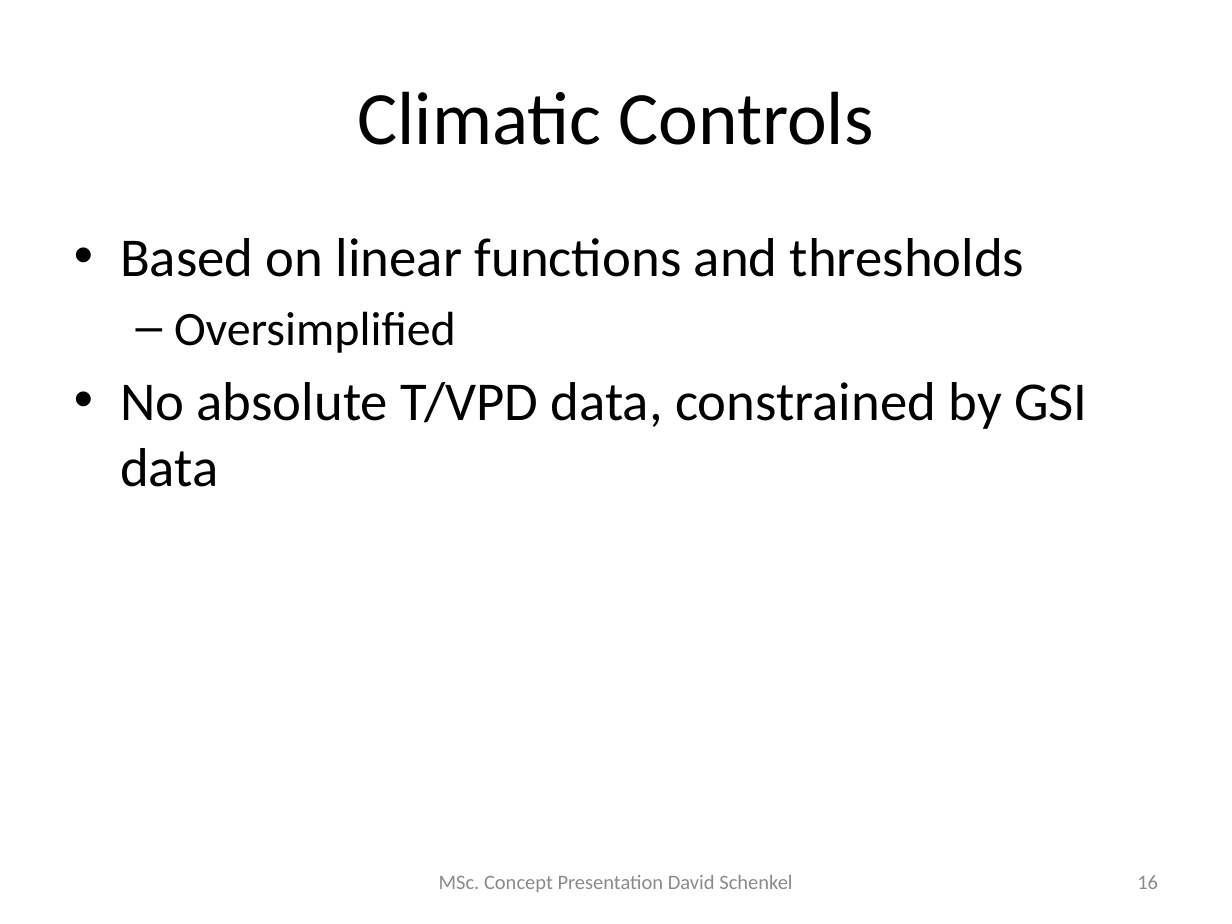
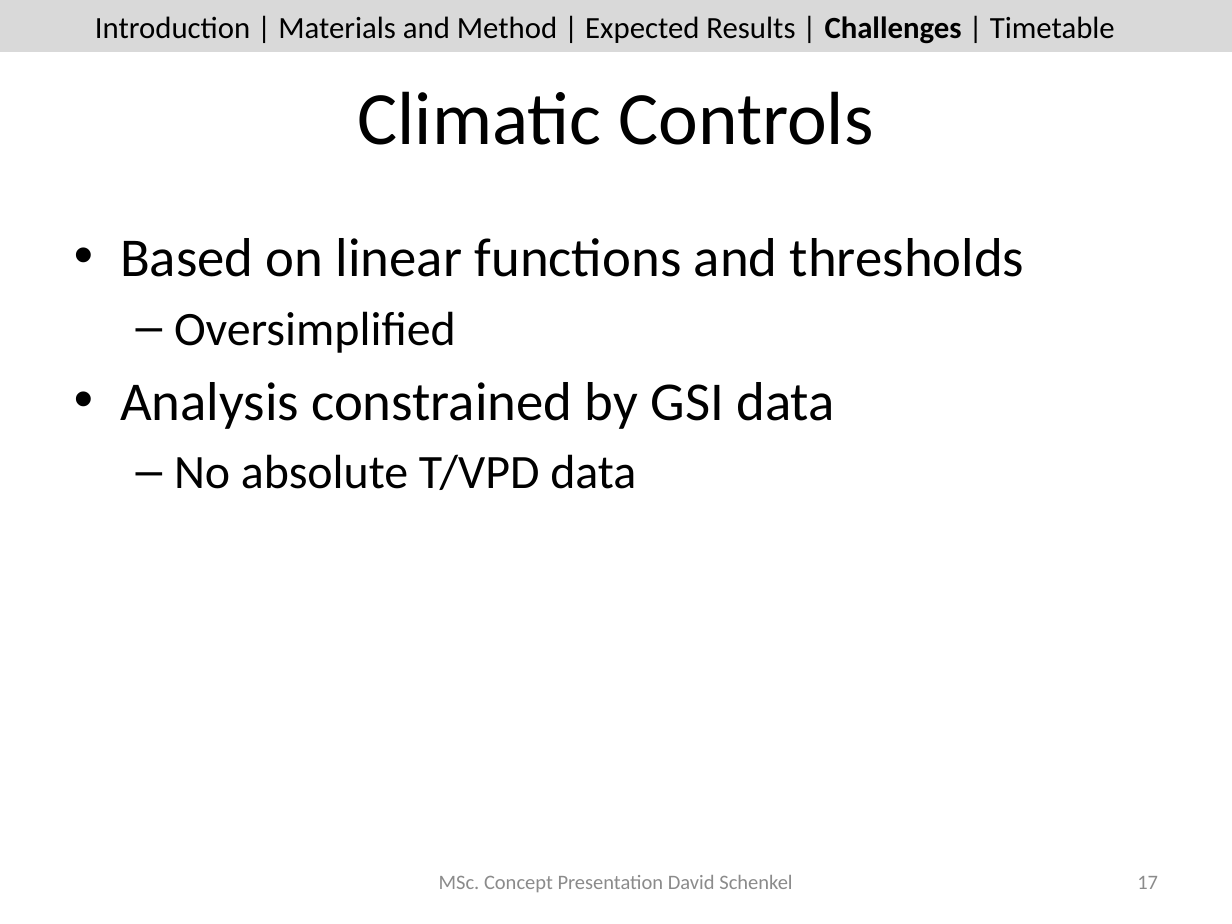
Before and after one commit to dschenkel/geo511, a slide deck: slide 17 of concept_presentation.pptx (slide 16 before the commit). Drawn at 1232x924 pixels with LibreOffice and Linux fonts; fonts in the diff are those of the drawing. Boxes give left, top, right and bottom in pixels: in the first picture for what was removed or moved away, otherwise in the second. Text is boxed around its words. In the diff, an @@ line names an element or a change of style, - is before the commit and + after.

Commit message:
presentation, timetable

```diff
--- a/concept_presentation.pptx
+++ b/concept_presentation.pptx
@@ rectangle added at [0, 0, 1232, 52], fill #D9D9D9 @@
@@ text added at [95, 16, 1115, 44], 18 pt, text #000000 @@
+Introduction | Materials and Method | Expected Results | Challenges | Timetable
@@ text at [120, 382, 834, 490]: text changed @@
-• No absolute T/VPD data, constrained by GSI data
+• Analysis constrained by GSI data
+  – No absolute T/VPD data
@@ page number at [1137, 876, 1158, 889]: text changed @@
-16
+17
```
Also in this commit, not shown: 19 other slides changed, 2 slides added, 13 other files.
